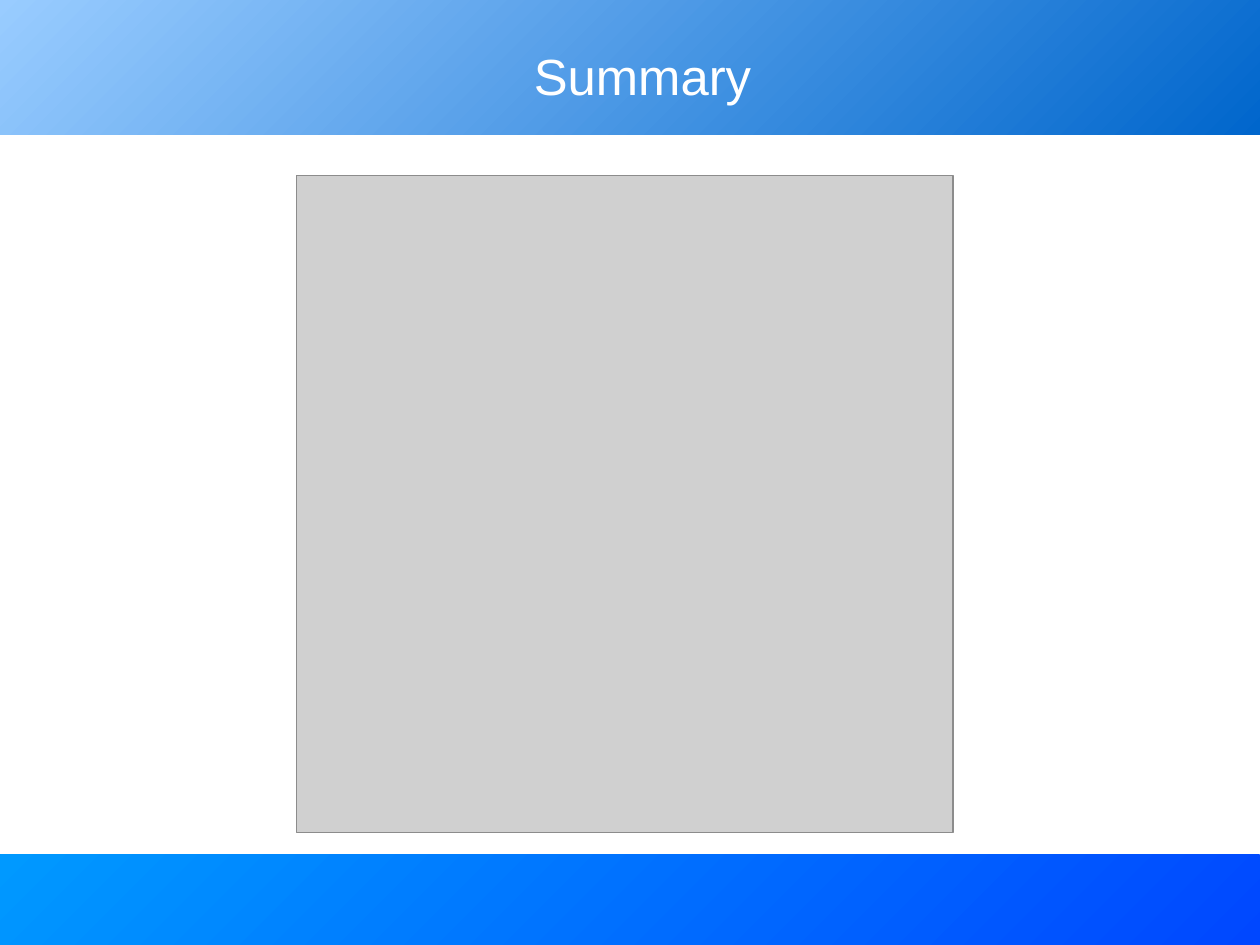
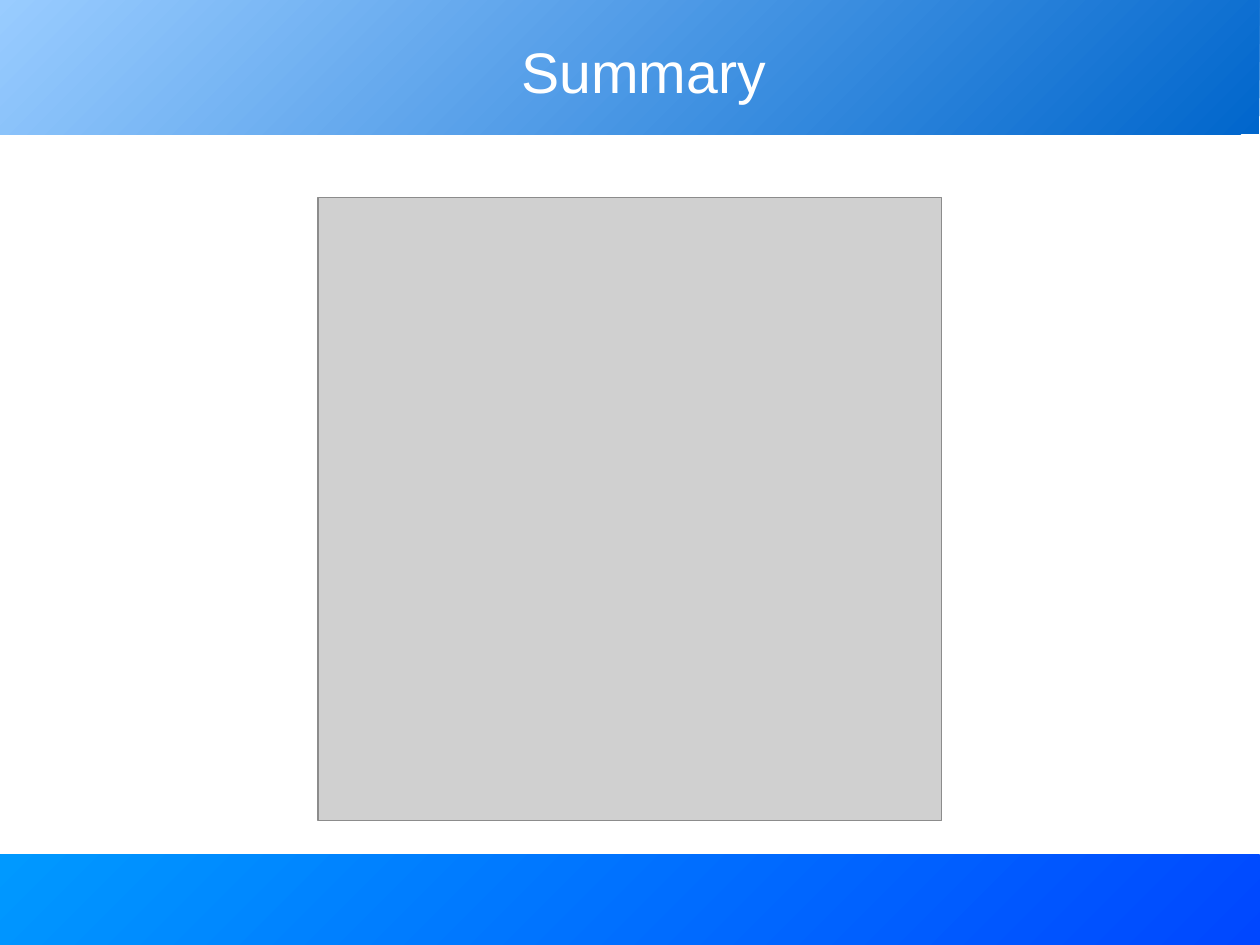
Before and after one commit to BeatrizTercero/repoSvnAnt, a slide deck: slide 28 of core/trunk/docs/slides/extending_ant.odp. Drawn at 1260x945 pixels with LibreOffice and Linux fonts; fonts in the diff are those of the drawing; grey boxes stand for pictures. Boxes give left, top, right and bottom in pixels: in the first picture for what was removed or moved away, otherwise in the second. Text is boxed around its words. In the diff, an @@ line names an element or a change of style, - is before the commit and + after.

```diff
--- a/core/trunk/docs/slides/extending_ant.odp
+++ b/core/trunk/docs/slides/extending_ant.odp
@@ title "Summary": place and size @@
-title "Summary" at box(534, 59, 751, 106)
+title "Summary" at box(521, 53, 765, 104)
@@ title "Summary" at box(521, 53, 765, 104): size 32 to 36 pt; vertical alignment top to middle @@
@@ picture: place and size @@
-picture at box(296, 175, 954, 832)
+picture at box(318, 198, 942, 822)
```
Also in this commit, not shown: 29 other slides changed.
